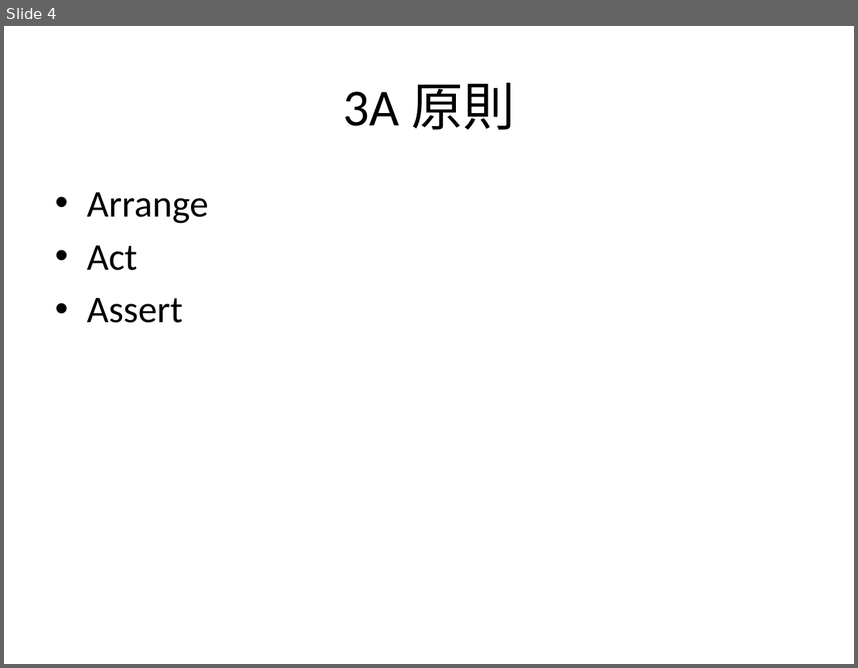
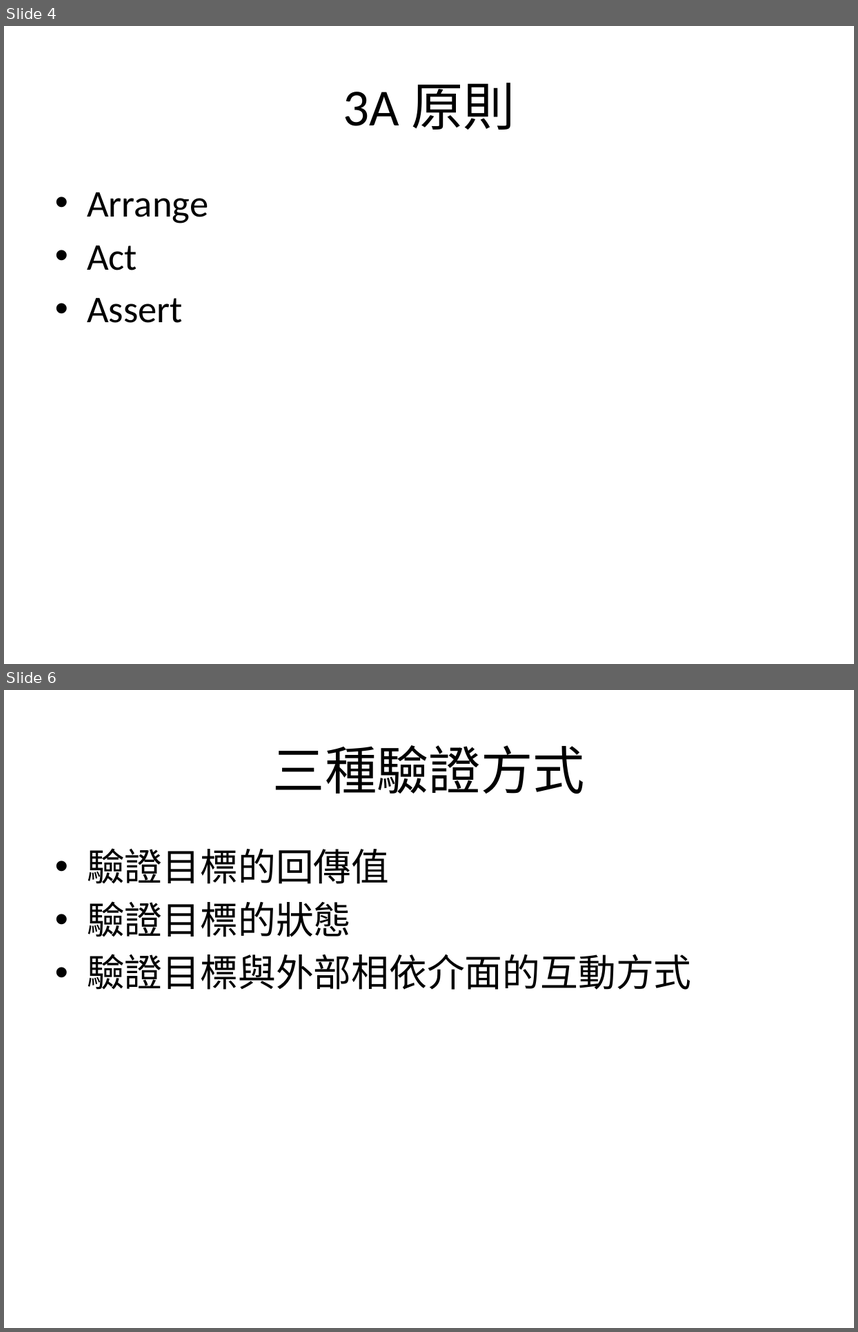
Before and after one commit to lintingwei/UnitTestBasic, a slide deck: Unit Test Basic.pptx. Shown one above the other, each under a label of ours: slide 4 before the commit, slides 4 and 6 after it; the slides between them are not shown. The pictures are 858x668 and 858x1332 pixels, drawn with LibreOffice and Linux fonts; fonts in the diff are those of the drawing. Boxes give left, top, right and bottom in pixels: in the first picture for what was removed or moved away, otherwise in the second. Text is boxed around its words. In the diff, an @@ line names an element or a change of style, - is before the commit and + after.

```diff
--- a/Unit Test Basic.pptx
+++ b/Unit Test Basic.pptx
@@ slide 6 added at (4,690,854,1328), background #FFFFFF @@
@@ title added at (273,745,585,793), 44 pt, text #000000 @@
+三種驗證方式
@@ text added at (87,848,691,989), 32 pt, text #000000 @@
+• 驗證目標的回傳值
+• 驗證目標的狀態
+• 驗證目標與外部相依介面的互動方式
```
Also in this commit, not shown: 1 slide changed, 1 other slide added, 3 other files.
